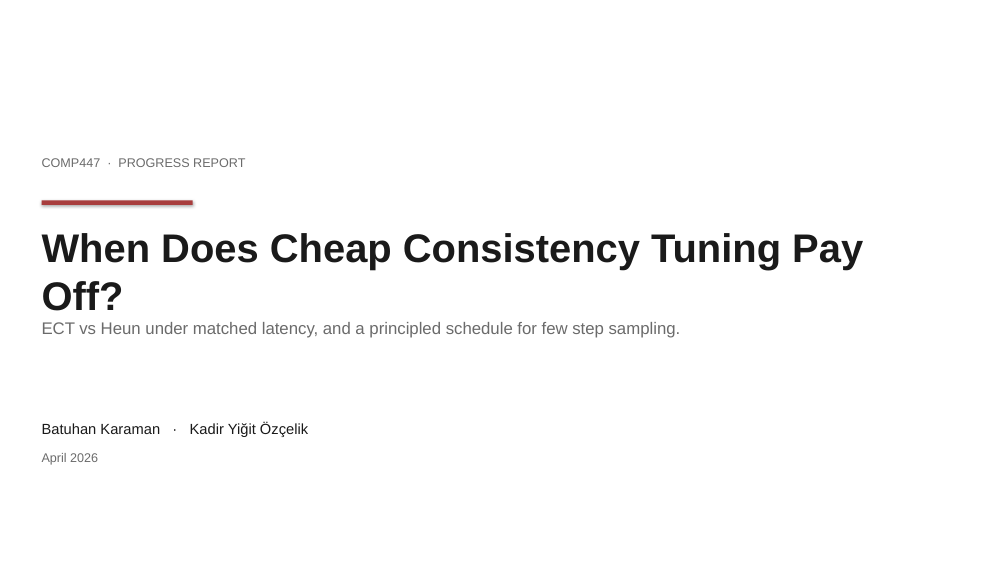
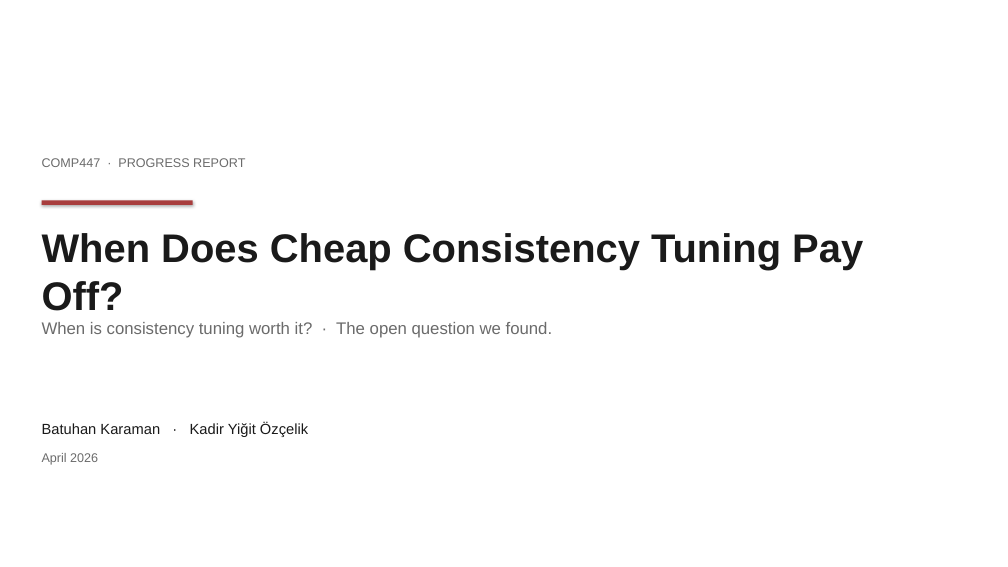
Before and after one commit to bakaraman/COMP447, a slide deck: slide 1 of project/presentation/COMP447_progress.pptx. Drawn at 1008x567 pixels with LibreOffice and Linux fonts; fonts in the diff are those of the drawing. Boxes give left, top, right and bottom in pixels: in the first picture for what was removed or moved away, otherwise in the second. Text is boxed around its words. In the diff, an @@ line names an element or a change of style, - is before the commit and + after.

```diff
--- a/project/presentation/COMP447_progress.pptx
+++ b/project/presentation/COMP447_progress.pptx
@@ text at bbox=[42, 322, 553, 338]: text changed @@
-ECT vs Heun under matched latency, and a principled schedule for few step sampling.
+When is consistency tuning worth it? · The open question we found.
```
Also in this commit, not shown: 8 other files.
